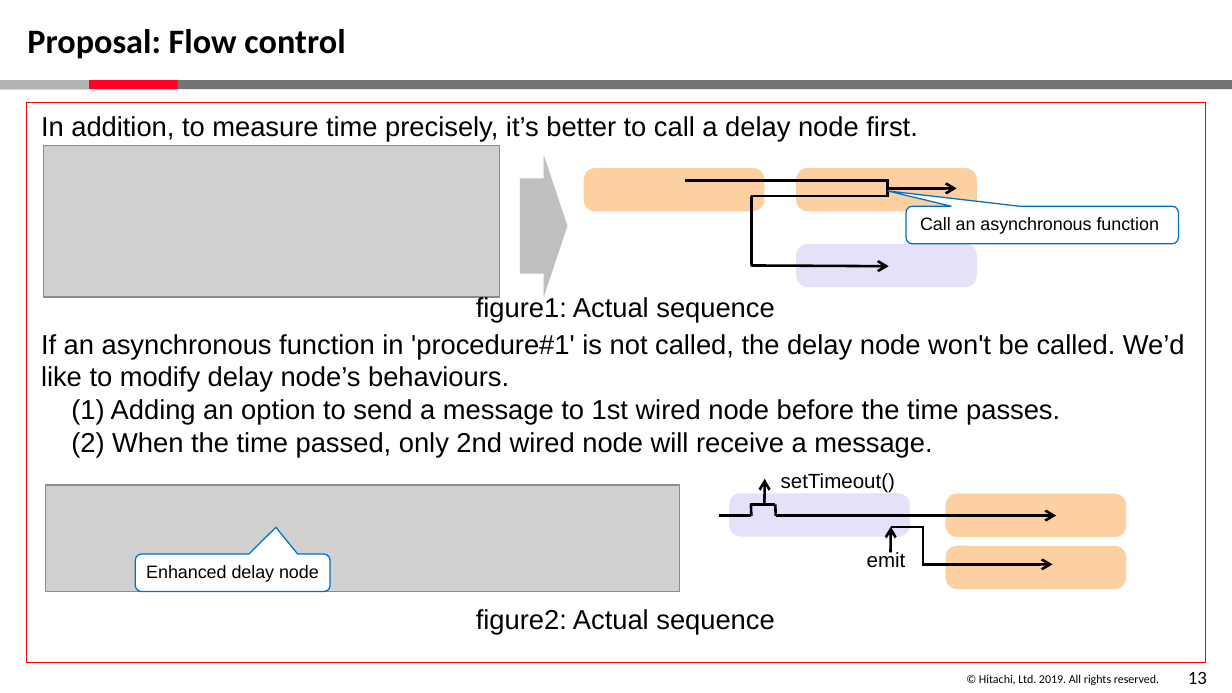
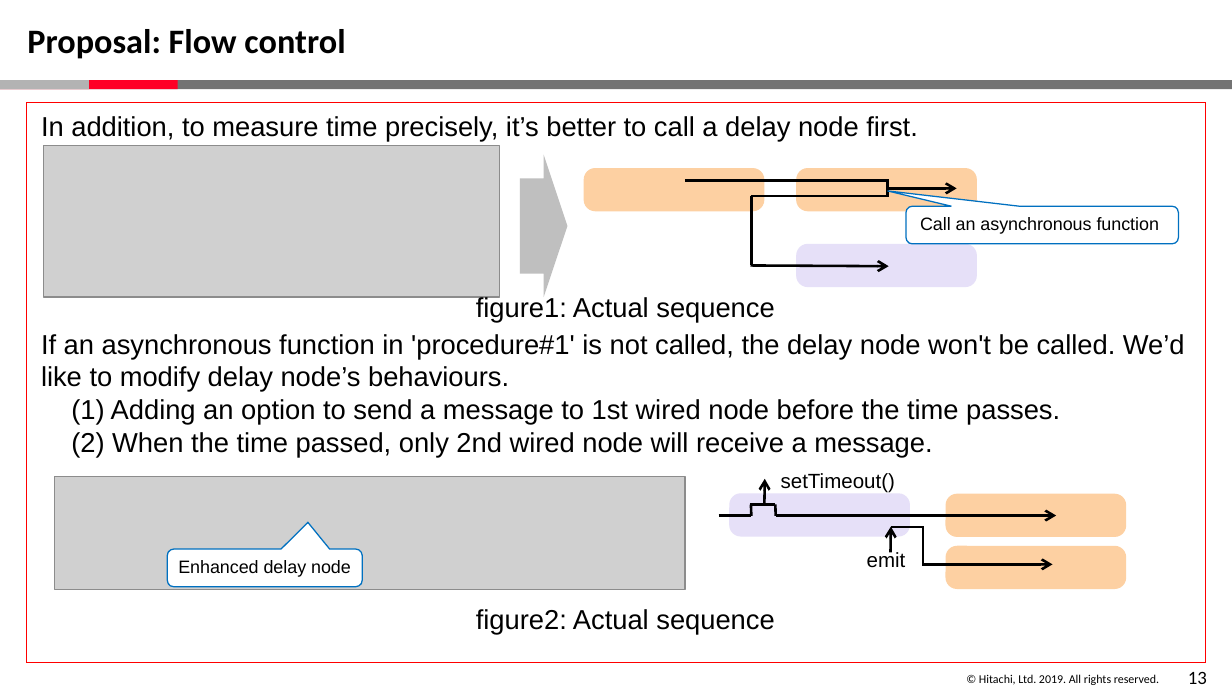
Before and after one commit to node-red-hitachi/node-red-notes, a slide deck: slide 14 of Teleconference/20190904/Timeout/interview.pptx. Drawn at 1232x693 pixels with LibreOffice and Linux fonts; fonts in the diff are those of the drawing; grey boxes stand for pictures; background and template pictures are left out. Boxes give left, top, right and bottom in pixels: in the first picture for what was removed or moved away, otherwise in the second. Text is boxed around its words. In the diff, an @@ line names an element or a change of style, - is before the commit and + after.

```diff
--- a/Teleconference/20190904/Timeout/interview.pptx
+++ b/Teleconference/20190904/Timeout/interview.pptx
@@ picture: place and size @@
-picture at (46,485,680,591)
+picture at (54,477,684,590)
@@ rounded speech box "Enhanced delay node": place and size @@
-rounded speech box "Enhanced delay node" at (136,554,330,593)
+rounded speech box "Enhanced delay node" at (168,549,362,588)
```
Also in this commit, not shown: 1 other slide changed.
